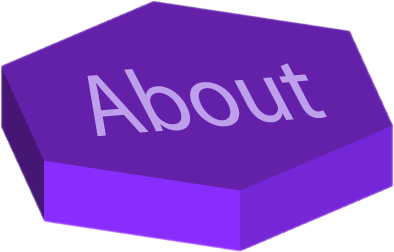
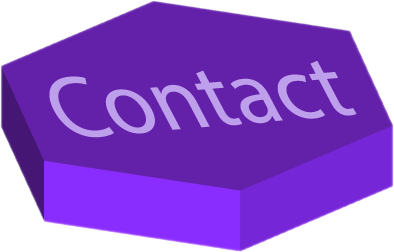
The second w=394, h=252 image is a revision of the first. Changes to its layers:
added layer "Contact" above "Work" over left=49, top=61, right=357, bottom=138
hid "About" over left=87, top=63, right=327, bottom=137
